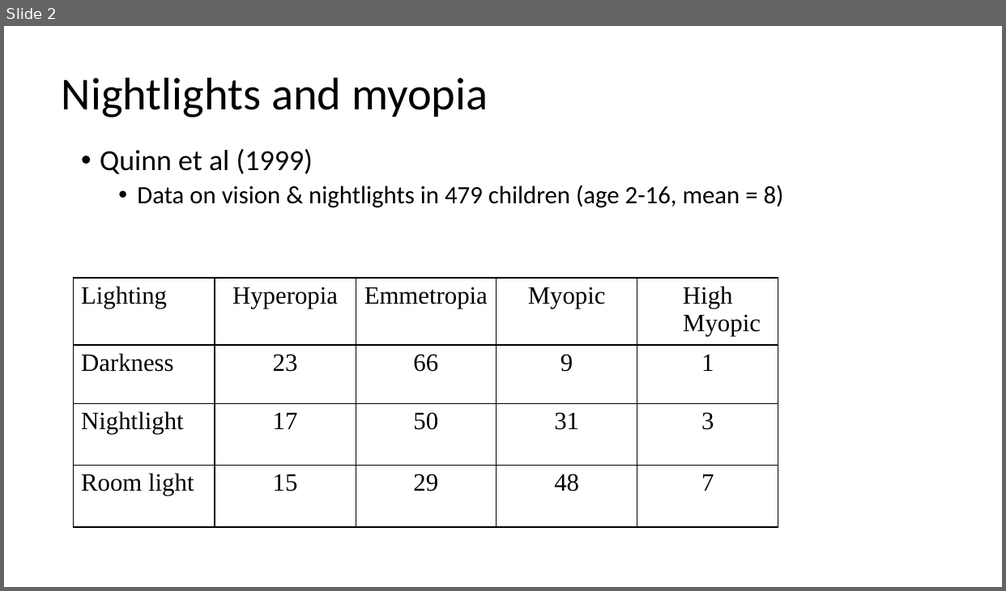
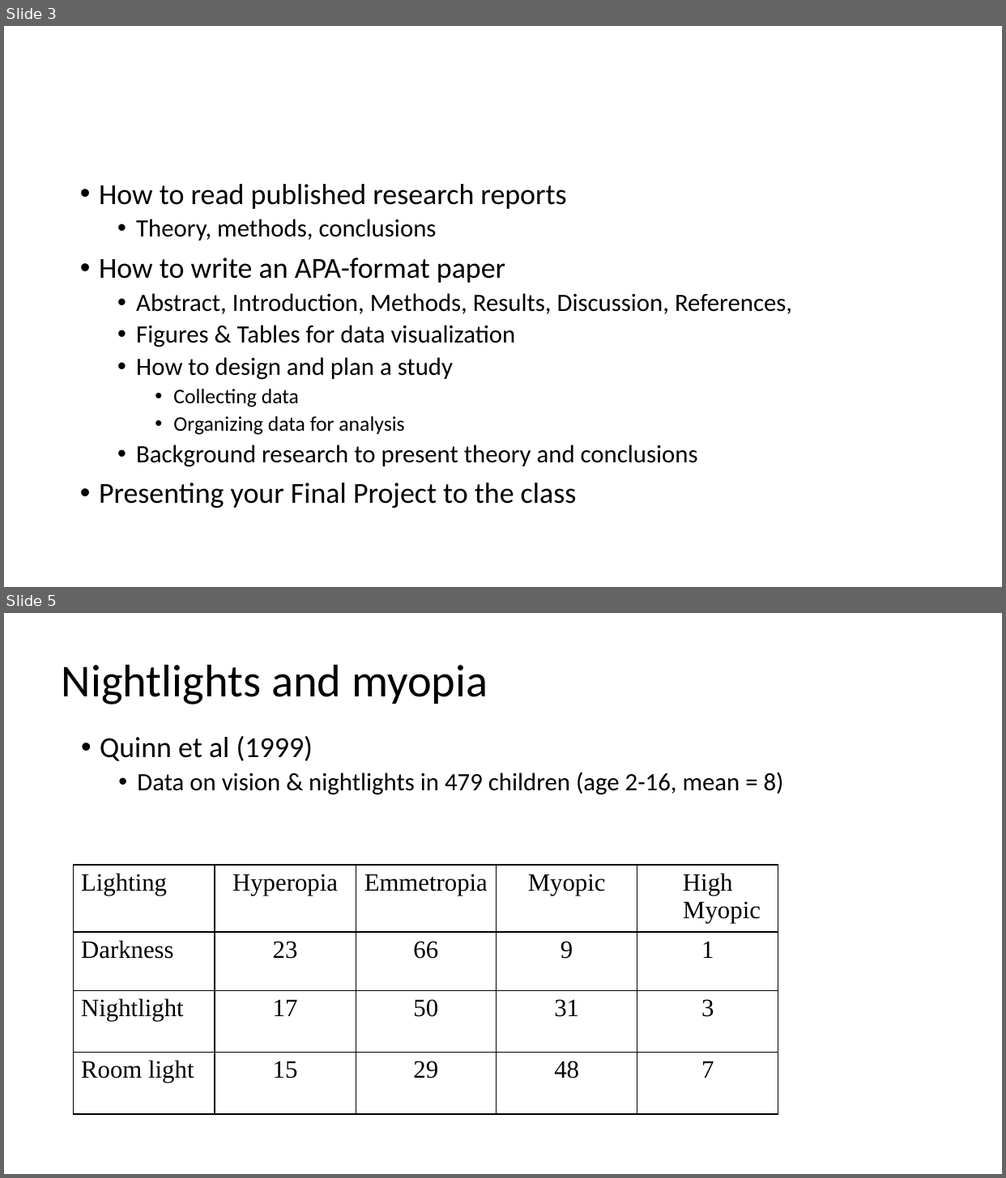
Before and after one commit to preber/Research-Methods, a slide deck: Class Slides 2024/Class 2.pptx. Shown one above the other, each under a label of ours: slide 2 before the commit, slides 3 and 5 after it; the slides between them are not shown. The pictures are 1006x591 and 1006x1178 pixels, drawn with LibreOffice and Linux fonts; fonts in the diff are those of the drawing. Boxes give left, top, right and bottom in pixels: in the first picture for what was removed or moved away, otherwise in the second. Text is boxed around its words. In the diff, an @@ line names an element or a change of style, - is before the commit and + after.

```diff
--- a/Class Slides 2024/Class 2.pptx
+++ b/Class Slides 2024/Class 2.pptx
@@ slide 3 added at box(4, 26, 1002, 587), background #FFFFFF @@
@@ text added at box(99, 184, 792, 508), 24 pt, text #000000 @@
+• How to read published research reports
+  • Theory, methods, conclusions
+• How to write an APA-format paper
+  • Abstract, Introduction, Methods, Results, Discussion, References,
+  • Figures & Tables for data visualization
+  • How to design and plan a study
+    • Collecting data
+    • Organizing data for analysis
+  • Background research to present theory and conclusions
+• Presenting your Final Project to the class
@@ what was slide 2 is now slide 5 @@
```
Also in this commit, not shown: 1 slide changed, 2 other slides added, 37 other files.
